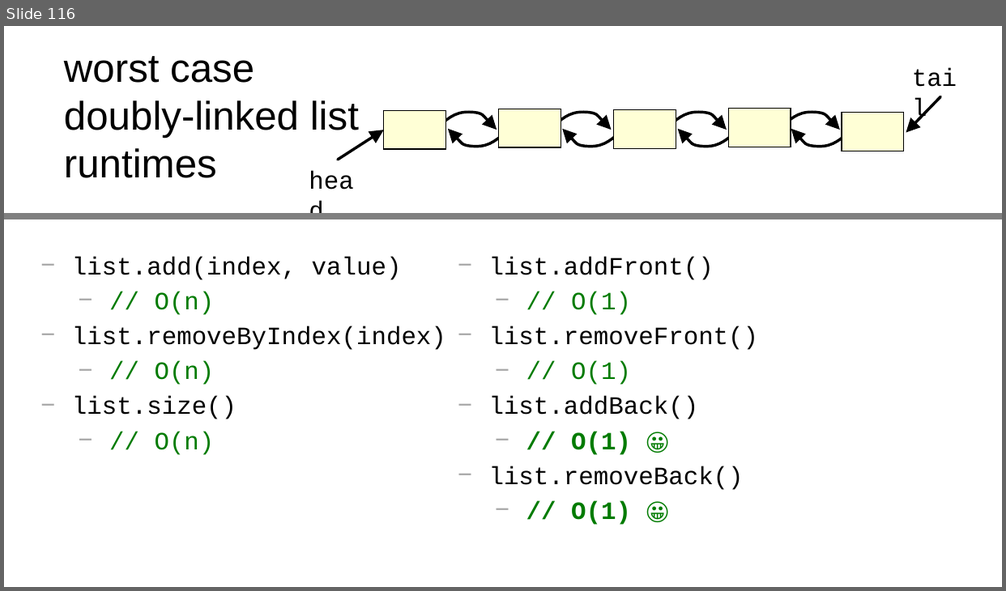
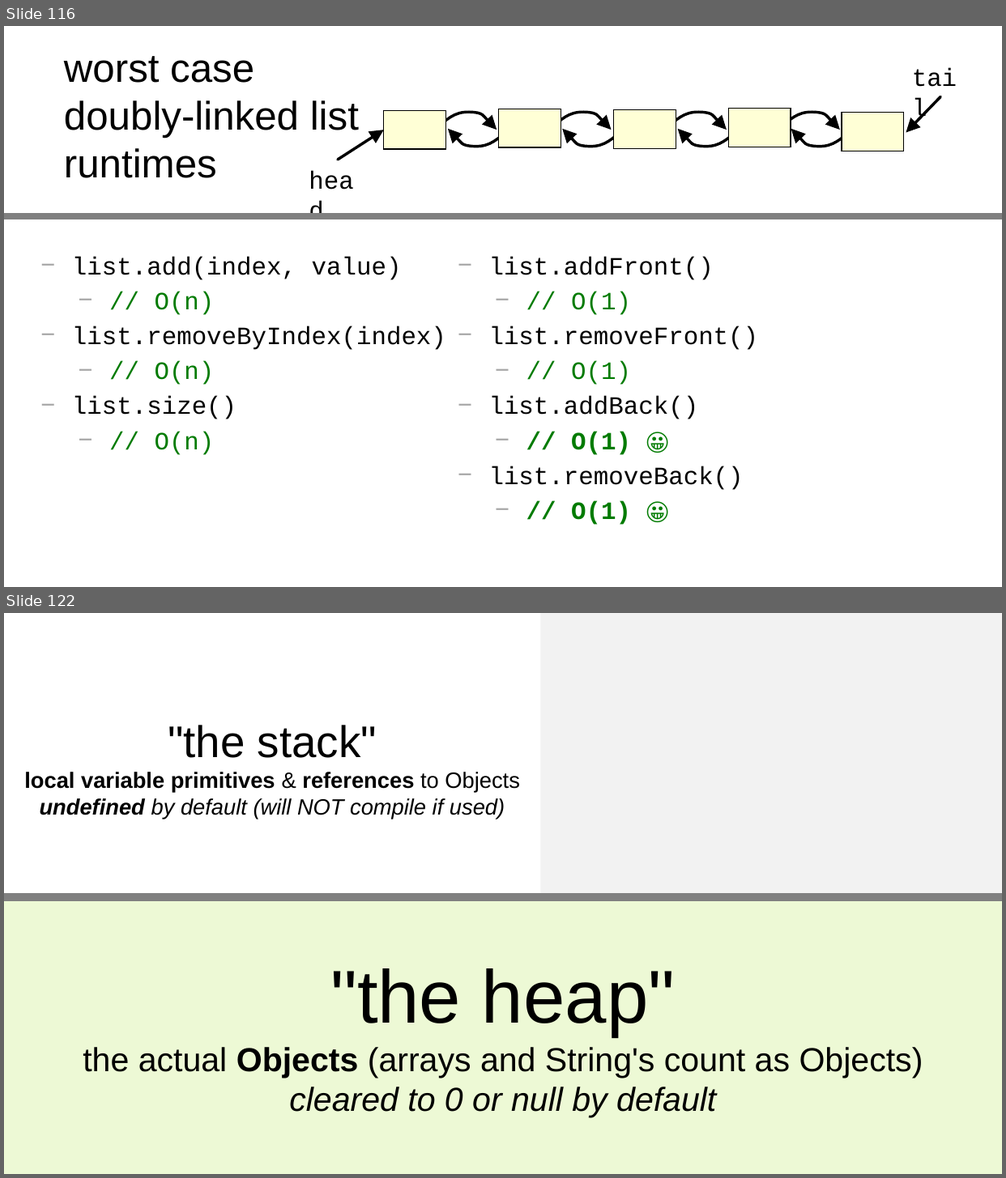
Before and after one commit to james-bern/CS136-SLIDES, a slide deck: WeekXX2.pptx. Shown one above the other, each under a label of ours: slide 116 before the commit, slides 116 and 122 after it; the slides between them are not shown. The pictures are 1006x591 and 1006x1178 pixels, drawn with LibreOffice and Linux fonts; fonts in the diff are those of the drawing. Boxes give left, top, right and bottom in pixels: in the first picture for what was removed or moved away, otherwise in the second. Text is boxed around its words. In the diff, an @@ line names an element or a change of style, - is before the commit and + after.

```diff
--- a/WeekXX2.pptx
+++ b/WeekXX2.pptx
@@ slide 122 added at [4, 613, 1002, 1174], background #FFFFFF @@
@@ rectangle added at [541, 613, 1002, 893], fill #F2F2F2 @@
@@ text added at [24, 725, 520, 819], 16 pt, text #000000 @@
+"the stack"
+local variable primitives & references to Objects
+undefined by default (will NOT compile if used)
@@ rectangle added at [4, 893, 1002, 1174], fill #EDF9D5 @@
@@ line added from (1002, 897) to (4, 897), #808080 6 pt @@
@@ text added at [83, 969, 923, 1118], 24 pt, text #000000 @@
+"the heap"
+the actual Objects (arrays and String's count as Objects)
+cleared to 0 or null by default
```
Also in this commit, not shown: 43 other slides added.
